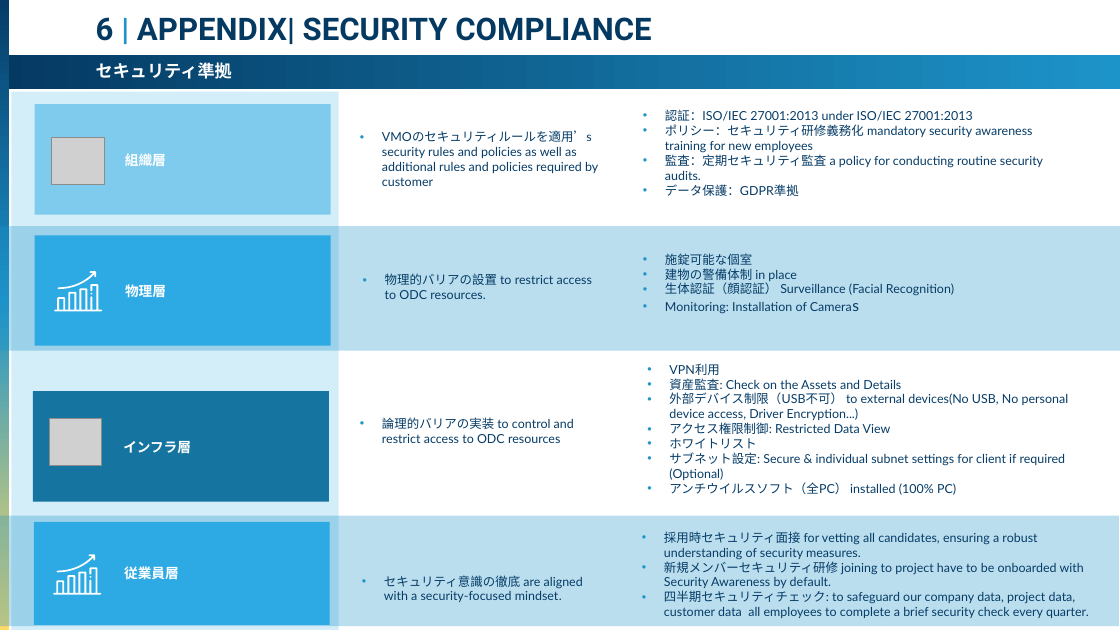
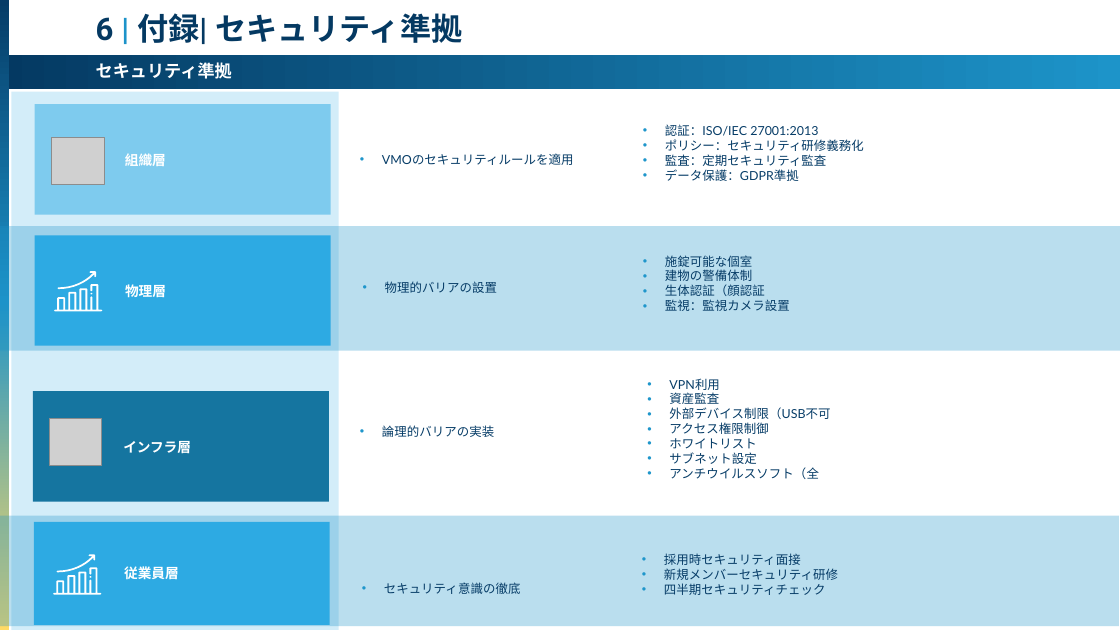
Before and after one commit to sslakd/Utility-app, a slide deck: slide 26 of Fujifilm_ODC_Proposal_JP.pptx. Drawn at 1120x630 pixels with LibreOffice and Linux fonts; fonts in the diff are those of the drawing; grey boxes stand for pictures. Boxes give left, top, right and bottom in pixels: in the first picture for what was removed or moved away, otherwise in the second. Text is boxed around its words. In the diff, an @@ line names an element or a change of style, - is before the commit and + after.

```diff
--- a/Fujifilm_ODC_Proposal_JP.pptx
+++ b/Fujifilm_ODC_Proposal_JP.pptx
@@ text at [96, 13, 462, 44]: text changed @@
-6 | APPENDIX| SECURITY COMPLIANCE
+6 | 付録| セキュリティ準拠
@@ text at [665, 124, 864, 166]: text changed @@
-      • 認証：ISO/IEC 27001:2013 under ISO/IEC 27001:2013
-      • ポリシー：セキュリティ研修義務化 mandatory security awareness training for new employees
-      • 監査：定期セキュリティ監査 a policy for conducting routine security audits.
+      • 認証：ISO/IEC 27001:2013
+      • ポリシー：セキュリティ研修義務化
+      • 監査：定期セキュリティ監査
@@ text at [382, 153, 574, 165]: text changed @@
-      • VMOのセキュリティルールを適用’s security rules and policies as well as additional rules and policies required by customer
+      • VMOのセキュリティルールを適用
@@ text at [665, 269, 790, 311]: text changed @@
-      • 建物の警備体制 in place
-      • 生体認証（顔認証） Surveillance (Facial Recognition)
-      • Monitoring: Installation of Cameras
+      • 建物の警備体制
+      • 生体認証（顔認証
+      • 監視：監視カメラ設置
@@ text at [385, 281, 497, 293]: text changed @@
-      • 物理的バリアの設置 to restrict access to ODC resources.
+      • 物理的バリアの設置
@@ text at [669, 392, 830, 434]: text changed @@
-      • 資産監査: Check on the Assets and Details
-      • 外部デバイス制限（USB不可） to external devices(No USB, No personal device access, Driver Encryption...)
-      • アクセス権限制御: Restricted Data View
+      • 資産監査
+      • 外部デバイス制限（USB不可
+      • アクセス権限制御
@@ text at [382, 425, 494, 437]: text changed @@
-      • 論理的バリアの実装 to control and restrict access to ODC resources
+      • 論理的バリアの実装
@@ text at [669, 452, 818, 479]: text changed @@
-      • サブネット設定: Secure & individual subnet settings for client if required (Optional)
-      • アンチウイルスソフト（全PC） installed (100% PC)
+      • サブネット設定
+      • アンチウイルスソフト（全
@@ text at [664, 553, 838, 595]: text changed @@
-      • 採用時セキュリティ面接 for vetting all candidates, ensuring a robust understanding of security measures.
-      • 新規メンバーセキュリティ研修 joining to project have to be onboarded with Security Awareness by default.
-      • 四半期セキュリティチェック: to safeguard our company data, project data, customer data all employees to complete a brief security check every quarter.
+      • 採用時セキュリティ面接
+      • 新規メンバーセキュリティ研修
+      • 四半期セキュリティチェック
@@ text at [384, 582, 521, 594]: text changed @@
-      • セキュリティ意識の徹底 are aligned with a security-focused mindset.
+      • セキュリティ意識の徹底
```
Also in this commit, not shown: 20 other slides changed, 1 slide added, 1 slide removed.
